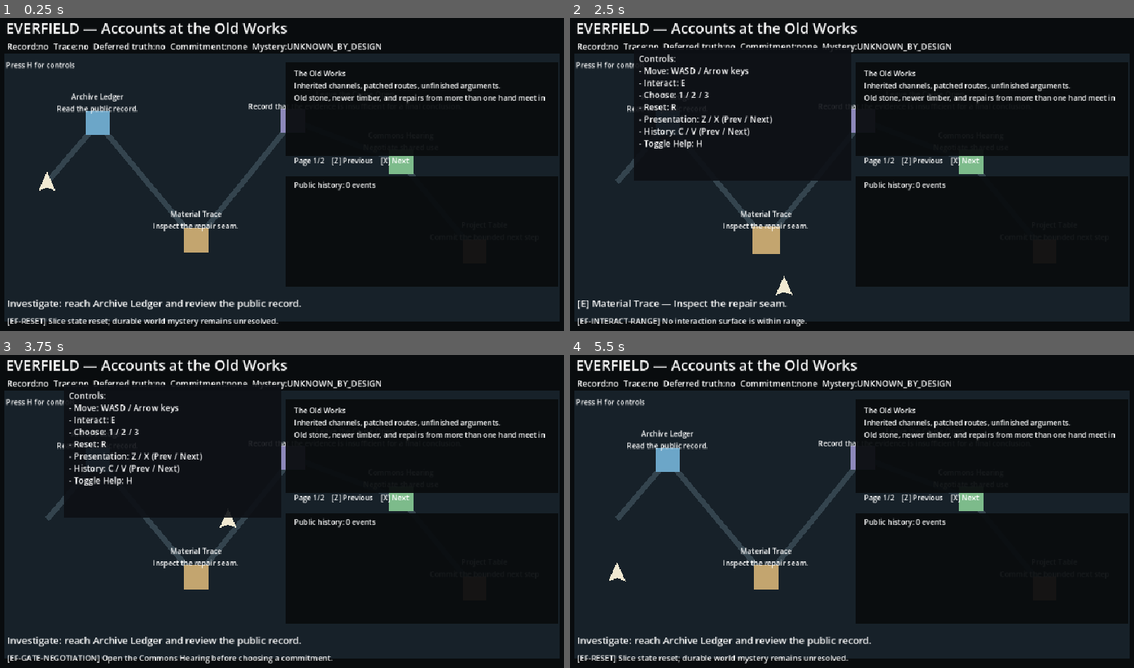
Above: before the commit, frames 1-4 (two rows, left to right).
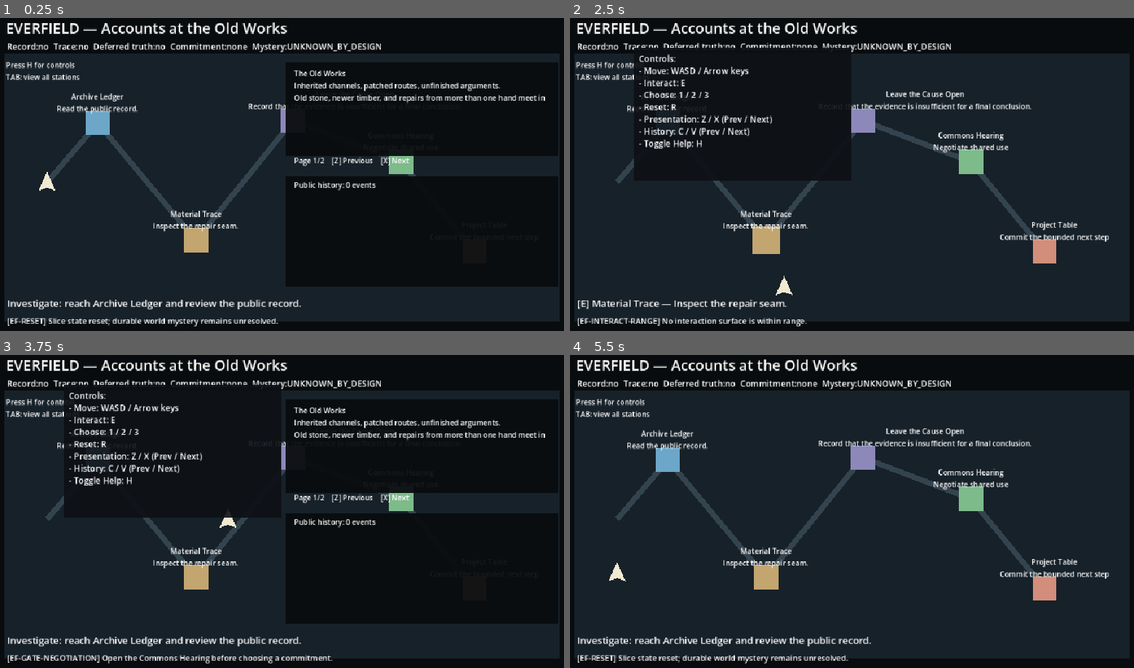
Above: after the commit, the same moments.

Repository: vokerg/everfield
Game: Godot game, scene res://main.tscn
The game is run twice, just before and just after one commit, with the same random seed, the same clock (stepped at 60 frames per second) and the same inputs.
Inputs (mouse positions are in pixels of both pictures, inside the frame that each line leads up to):
- Up to frame 1 (0.25 s): no input
- Up to frame 2 (2.5 s): tap H at 0.5, 1.25, 2 s; move the mouse to (981, 155) at 0.52 s; hold D 0.53-1.28 s; tap Tab at 0.6, 1.35, 2.3 s; click (981, 155) at 0.67 s; tap Enter (ui_accept) at 0.77, 1.52 s; move the mouse to (733, 190) at 1.27 s; hold S 1.28-2.03 s; move the mouse to (908, 99) at 2.02 s; hold D from 2.03 s (still down); tap E at 2.1 s
- Up to frame 3 (3.75 s): tap H at 2.75, 3.5 s; move the mouse to (253, 574) at 2.77 s; release D at 2.78 s; hold W 2.78-3.53 s; tap 1 at 2.85 s; click (253, 574) at 2.92 s; tap Enter (ui_accept) at 3.02 s; tap Tab at 3.05 s; move the mouse to (456, 558) at 3.52 s; hold A from 3.53 s (still down); tap 2 at 3.6 s
- Up to frame 4 (5.5 s): tap Enter (ui_accept) at 3.77, 4.52 s; tap Tab at 3.8, 4.55, 5.3 s; tap H at 4.25 s; move the mouse to (677, 461) at 4.27 s; tap 3 at 4.35 s; move the mouse to (880, 508) at 5.02 s; release A at 5.03 s; hold S from 5.03 s (still down); tap R at 5.1 s; click (880, 508) at 5.17 s

The runs differ from the first frame. In frame 1, 0.2% of the frame differs, in the area x 1-15%, y 17-20%; in frame 2, 31%; in frame 3, 0.1%; in frame 4, 32%, in the area x 1-99%, y 14-86%.

Commit message:
feat(game): toggle unobscured station map with TAB
Owner-directed bounded gameplay repair from actual #1763 rendered 960x540 evidence. Copilot Actions run #39201857918 generated source; independently corrected test and exact-head Godot + rendered CI PASS #39202095575/#39202095579. Map mode is visual-only and resettable; no story, session-state, canonicality or release change. GitHub Actions PR creation remains disallowed.

Diff:
--- a/game/main.gd
+++ b/game/main.gd
@@ -25,12 +25,16 @@
 var diagnostic_label: Label
 var help_panel: ColorRect
 var help_hint_label: Label
+var map_view_hint_label: Label
 var presentation_panel: ColorRect
 var presentation_label: Label
 var presentation_nav_label: Label
 var history_label: RichTextLabel
 var history_header_label: Label
 var station_nodes: Dictionary = {}
+
+# UI toggle state: true when presentation/history panels are visible
+var public_panels_visible: bool = true
 
 # Currently-focused station id for visual discovery (purely visual, reversible)
 var _focused_station_id: String = ""
@@ -121,6 +125,11 @@
             if help_panel != null:
                 help_panel.visible = not help_panel.visible
             return
+        KEY_TAB:
+            # Toggle the presentation + history UI panels (only visibility)
+            public_panels_visible = not public_panels_visible
+            _set_public_panels_visible(public_panels_visible)
+            return
         KEY_Z:
             navigate_public_text(-1)
         KEY_X:
@@ -273,6 +282,16 @@
     help_hint_label.z_index = 7
     add_child(help_hint_label)
 
+    # Brief discoverable TAB hint for map view toggle.
+    map_view_hint_label = Label.new()
+    map_view_hint_label.name = "MapViewHint"
+    map_view_hint_label.position = Vector2(24, 104)
+    map_view_hint_label.size = Vector2(220, 18)
+    map_view_hint_label.text = "TAB: view all stations"
+    map_view_hint_label.add_theme_font_size_override("font_size", 12)
+    map_view_hint_label.z_index = 7
+    add_child(map_view_hint_label)
+
     # Non-modal help panel toggled by H. Hidden by default to avoid changing scene.
     help_panel = ColorRect.new()
     help_panel.name = "HelpPanel"
@@ -300,6 +319,8 @@
     history_page = 0
     if player != null:
         player.position = station_world.get_layout()["player_spawn"]
+    # Ensure presentation/history panels are visible by default after reset
+    _set_public_panels_visible(true)
     _emit_diagnostic("EF-RESET")
     _show_world_intro()
     _refresh_history_view()
@@ -667,6 +688,25 @@
     _focused_station_id = focus_id
 
 
+func _set_public_panels_visible(show: bool) -> void:
+    # Toggle only the presentation and history UI surfaces without mutating
+    # any session state, presentation content, pages or history source.
+    public_panels_visible = show
+    if presentation_panel != null:
+        presentation_panel.visible = show
+    if presentation_label != null:
+        presentation_label.visible = show
+    if presentation_nav_label != null:
+        presentation_nav_label.visible = show
+    var hist_panel := get_node_or_null("HistoryPanel")
+    if hist_panel != null and hist_panel is ColorRect:
+        (hist_panel as ColorRect).visible = show
+    if history_label != null:
+        history_label.visible = show
+    if history_header_label != null:
+        history_header_label.visible = show
+
+
 func _emit_diagnostic(code: String, context: Dictionary = {}) -> void:
     # The published catalog owns all messages, dynamic context and error flags.
     # Missing/unknown codes are returned as visibly fail-closed errors.
--- a/game/smoke_test.gd
+++ b/game/smoke_test.gd
@@ -99,6 +99,77 @@
     game.reset_slice()
     _expect(not (game.get_node("HelpPanel") as ColorRect).visible, "reset hides transient help overlay")
     _expect(game.get_game_state() == state_before_help, "reset after help leaves initial game state intact")
+
+    # Map-view TAB hint and toggle tests: ensure default panels visible, TAB hides them,
+    # TAB restores them, release/echo/physical-only events do nothing, reset restores.
+    _expect(game.get_node_or_null("PresentationPanel") != null and (game.get_node_or_null("PresentationPanel") as ColorRect).visible, "Presentation panel visible at boot")
+    _expect(game.get_node_or_null("HistoryPanel") != null and (game.get_node_or_null("HistoryPanel") as ColorRect).visible, "History panel visible at boot")
+    _expect(game.get_node_or_null("MapViewHint") != null and (game.get_node_or_null("MapViewHint") as Label).text == "TAB: view all stations", "map view TAB hint present at boot")
+
+    var snap_before_tab: Dictionary = game.get_game_state()
+    var pres_scenario_before: String = game.presentation_scenario
+    var pres_page_before: int = game.presentation_page
+    var hist_page_before: int = game.history_page
+    var pres_text_before: String = game.get_presentation_text()
+
+    var ev_tab := InputEventKey.new()
+    ev_tab.pressed = true
+    ev_tab.echo = false
+    ev_tab.keycode = KEY_TAB
+    game._unhandled_key_input(ev_tab)
+    await process_frame
+
+    _expect(not (game.get_node("PresentationPanel") as ColorRect).visible
+        and not (game.get_node("Presentation") as Label).visible
+        and not (game.get_node("PresentationNavigation") as Label).visible
+        and not (game.get_node("History") as RichTextLabel).visible
+        and not (game.get_node("HistoryHeader") as Label).visible
+        and not (game.get_node("HistoryPanel") as ColorRect).visible,
+        "TAB hides presentation and history panels and labels")
+
+    _expect(game.get_game_state() == snap_before_tab, "TAB does not mutate session state")
+    _expect(game.presentation_scenario == pres_scenario_before and game.presentation_page == pres_page_before and game.history_page == hist_page_before and game.get_presentation_text() == pres_text_before,
+        "TAB does not change presentation or history page or text")
+
+    ev_tab.pressed = false
+    game._unhandled_key_input(ev_tab)
+    _expect(not (game.get_node("PresentationPanel") as ColorRect).visible, "released TAB does not toggle panels")
+    ev_tab.pressed = true
+    ev_tab.echo = true
+    game._unhandled_key_input(ev_tab)
+    _expect(not (game.get_node("PresentationPanel") as ColorRect).visible, "echo TAB does not toggle panels")
+    ev_tab.echo = false
+    ev_tab.keycode = 0
+    ev_tab.physical_keycode = KEY_TAB
+    game._unhandled_key_input(ev_tab)
+    _expect(not (game.get_node("PresentationPanel") as ColorRect).visible, "physical-only TAB does not toggle panels")
+    ev_tab.keycode = KEY_TAB
+    ev_tab.physical_keycode = 0
+    game._unhandled_key_input(ev_tab)
+    await process_frame
+    _expect((game.get_node("PresentationPanel") as ColorRect).visible, "TAB may reopen the panels")
+
+    # Repeated real TAB keypresses alternate cleanly and restore all panels.
+    game._unhandled_key_input(ev_tab)
+    await process_frame
+    _expect(not (game.get_node("PresentationPanel") as ColorRect).visible
+        and not (game.get_node("HistoryPanel") as ColorRect).visible,
+        "subsequent TAB hides the public panels again")
+    game._unhandled_key_input(ev_tab)
+    await process_frame
+    _expect((game.get_node("PresentationPanel") as ColorRect).visible
+        and (game.get_node("HistoryPanel") as ColorRect).visible
+        and (game.get_node("Presentation") as Label).visible
+        and (game.get_node("History") as RichTextLabel).visible,
+        "TAB restores both full panels, labels and public text")
+    _expect(game.get_game_state() == snap_before_tab
+        and game.get_presentation_text() == pres_text_before,
+        "repeated map toggles preserve session and exact public source text")
+
+    # Reset restores default visibility
+    game.reset_slice()
+    _expect((game.get_node("PresentationPanel") as ColorRect).visible and (game.get_node("HistoryPanel") as ColorRect).visible, "reset restores presentation/history visibility")
+    _expect(game.get_game_state() == snap_before_tab, "reset restores panels without mutating session state")
 
     _expect(game.station_world is RefCounted, "reviewed station-world metadata provider is wired")
     _expect(game.playable_presentation is RefCounted, "reviewed public narrative assembler is wired")
